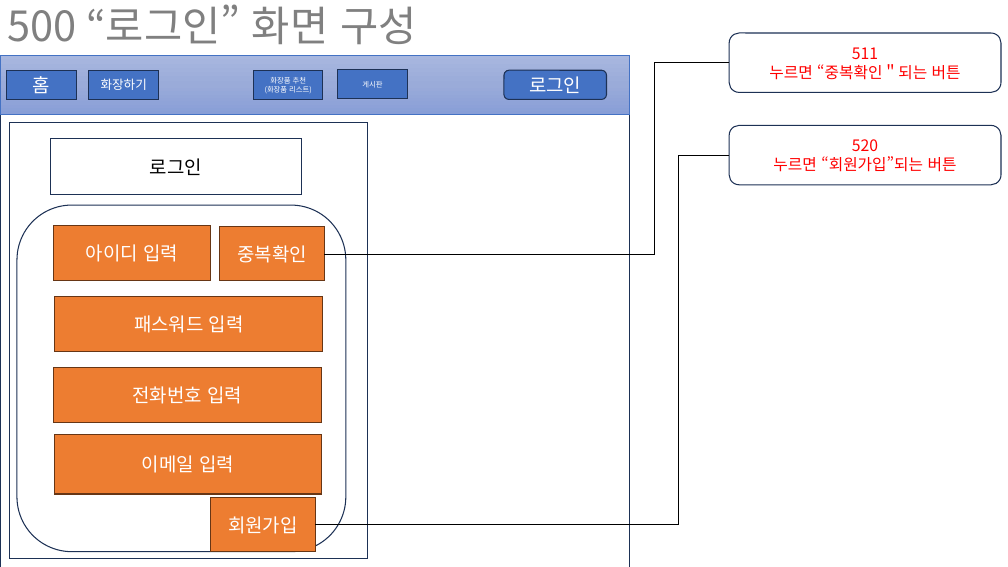
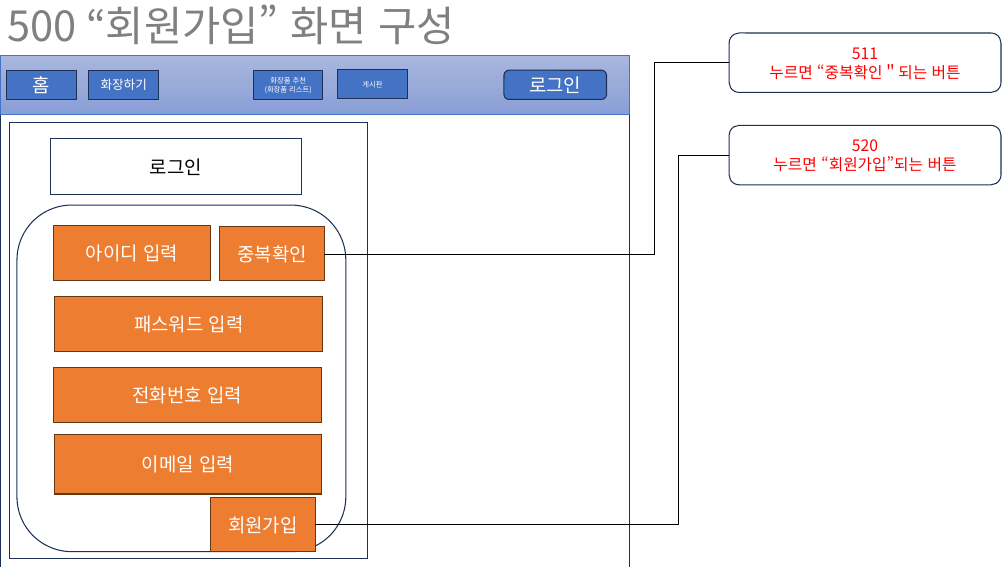
Before and after one commit to hosunghyun/Smart_Makeup_Web, a slide deck: slide 5 of UI프로토타입.pptx (slide 4 before the commit). Drawn at 1008x567 pixels with LibreOffice and Linux fonts; fonts in the diff are those of the drawing. Boxes give left, top, right and bottom in pixels: in the first picture for what was removed or moved away, otherwise in the second. Text is boxed around its words. In the diff, an @@ line names an element or a change of style, - is before the commit and + after.

```diff
--- a/UI프로토타입.pptx
+++ b/UI프로토타입.pptx
@@ title at (8, 4, 455, 44): text changed @@
-500 “로그인” 화면 구성
+500 “회원가입” 화면 구성
```
Also in this commit, not shown: 4 other slides changed, 1 slide added, 1 slide removed, 1 other file.
